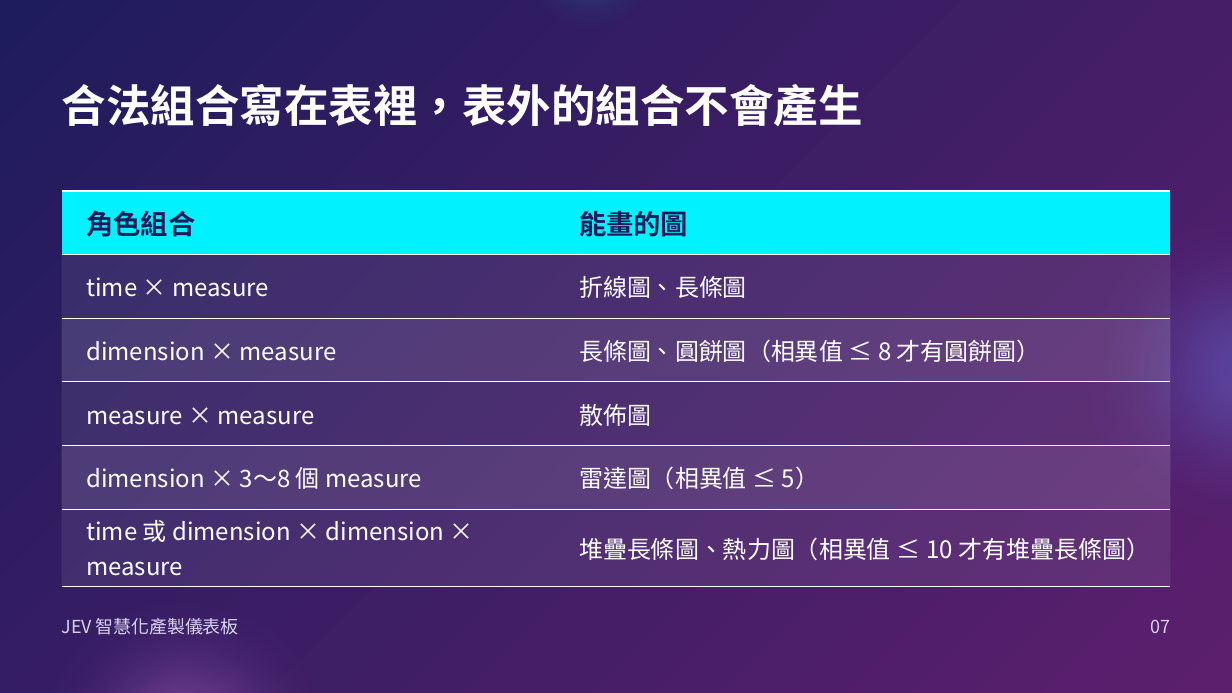
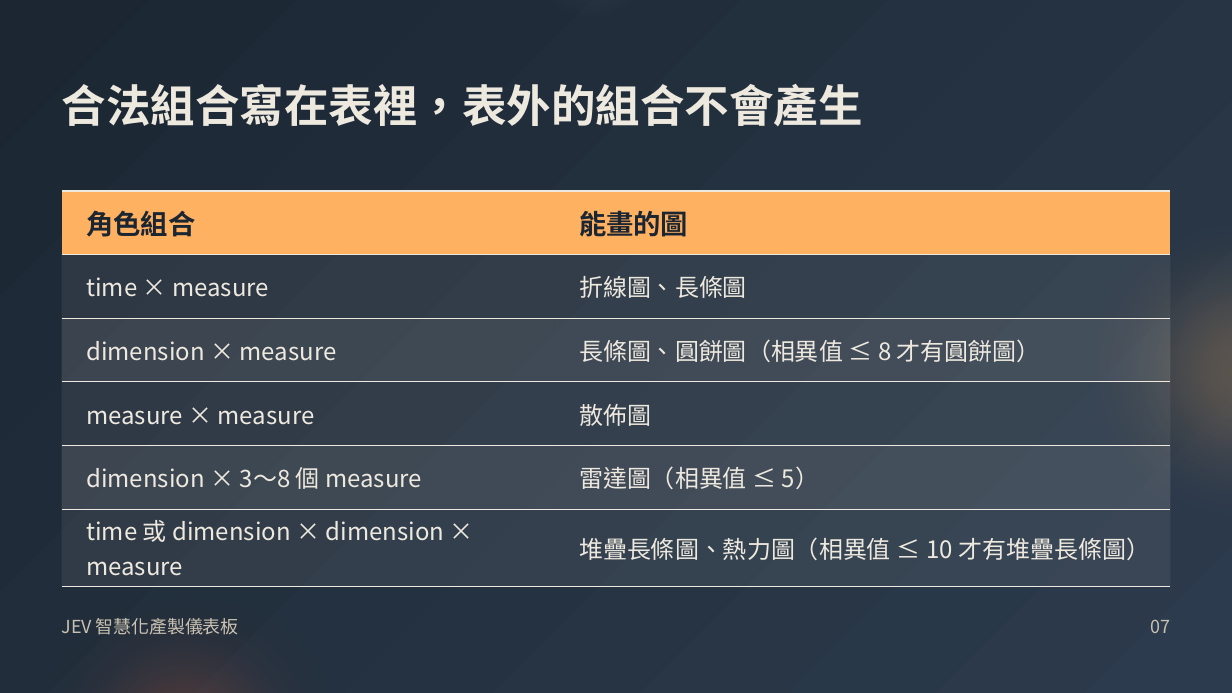
Before and after one commit to kglobe/jev-form-dashboard, a slide deck: slide 7 of docs/slides/JEV儀表板_python-pptx.pptx. Drawn at 1232x693 pixels with LibreOffice and Linux fonts; fonts in the diff are those of the drawing. Boxes give left, top, right and bottom in pixels: in the first picture for what was removed or moved away, otherwise in the second. Text is boxed around its words. In the diff, an @@ line names an element or a change of style, - is before the commit and + after.

```diff
--- a/docs/slides/JEV儀表板_python-pptx.pptx
+++ b/docs/slides/JEV儀表板_python-pptx.pptx
@@ background gradient #1F1C5C to #5B1F6E to gradient #1B2632 to #2C3B4D @@
@@ ellipse at <box>493,0,690,62</box>: fill #00F2FE at 30% opacity to #EEE9DF at 12% opacity @@
@@ text "合法組合寫在表裡，表外的組合不會產生" at <box>62,84,863,126</box>: text colour #FFFFFF to #EEE9DF @@
@@ ellipse at <box>1023,148,1232,591</box>: fill #667EEA at 55% opacity to #FFB162 at 35% opacity @@
@@ table at <box>62,191,1170,580</box> @@
@@ fill #00F2FE to #FFB162 in row 1 @@
@@ fill #FFFFFF at 8% opacity to #EEE9DF at 8% opacity in 6 cells @@
@@ fill #FFFFFF at 14% opacity to #EEE9DF at 14% opacity in 4 cells @@
@@ text colour #1F1C5C to #1B2632 in "角色組合", "能畫的圖" @@
@@ text colour #FFFFFF to #EEE9DF @@
@@ borders changed @@
@@ ellipse at <box>0,542,382,693</box>: fill #F093FB at 45% opacity to #A35139 at 55% opacity @@
@@ text "JEV 智慧化產製儀表板" at <box>62,618,239,635</box>: text colour #D6D3F0 to #C9C1B1 @@
@@ text "07" at <box>1151,620,1171,633</box>: text colour #D6D3F0 to #C9C1B1 @@
```
Also in this commit, not shown: 11 other slides changed, 23 other files.
